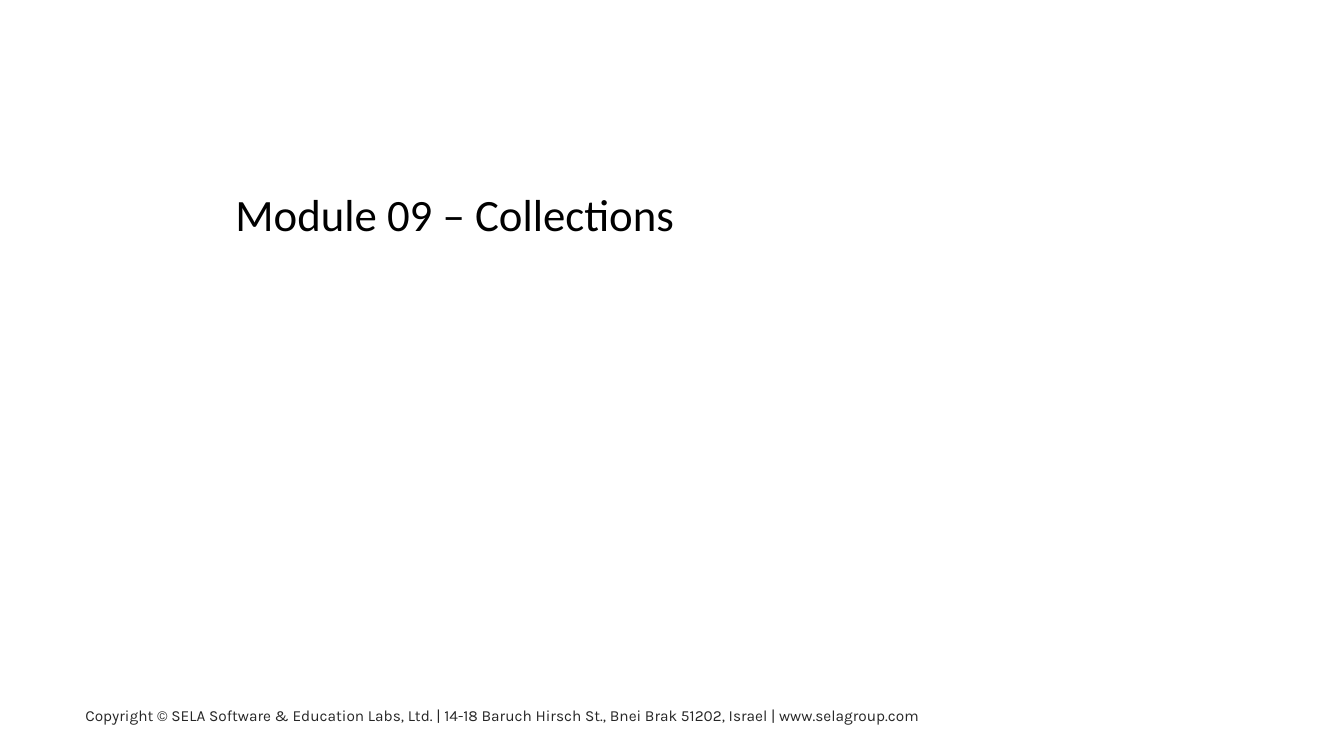
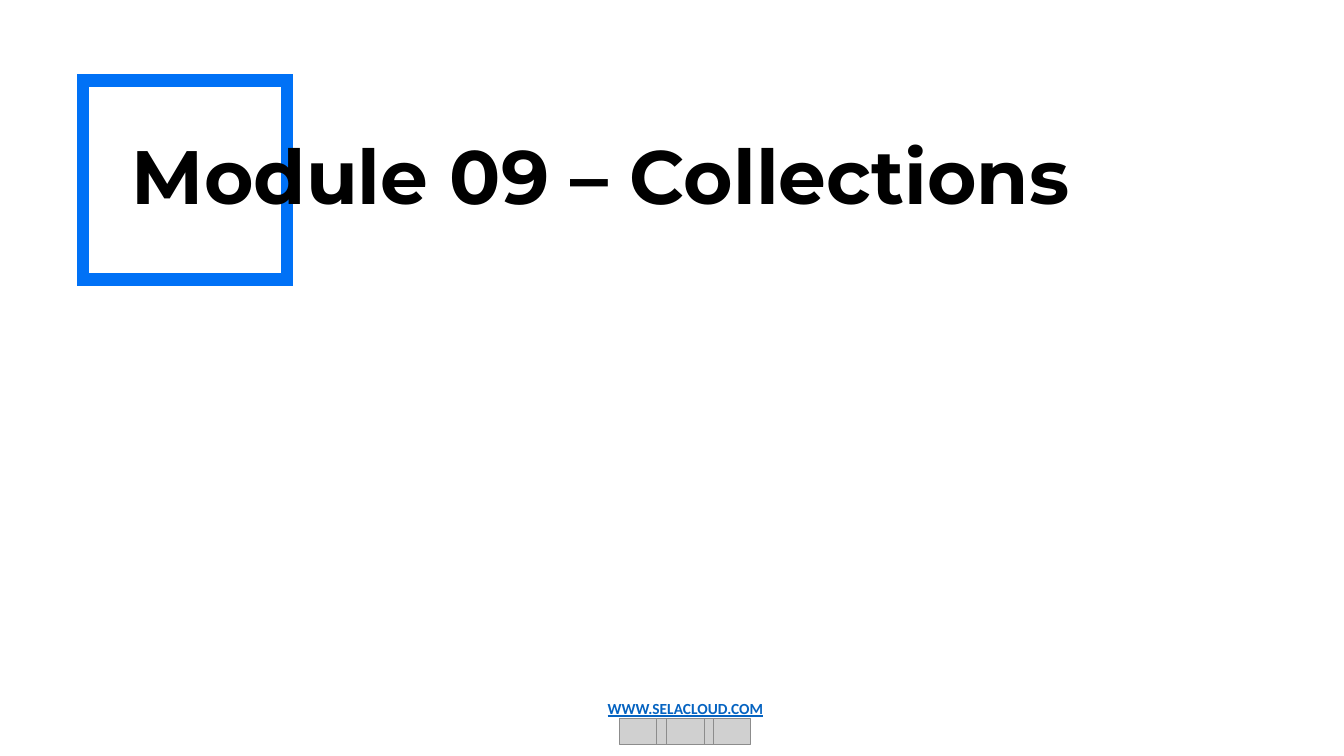
Before and after one commit to Spax04/PythonCourse, a slide deck: slide 1 of adv_new/Module 09 - Collections.pptx. Drawn at 1344x756 pixels with LibreOffice and Linux fonts; fonts in the diff are those of the drawing; grey boxes stand for pictures; background and template pictures are left out. Boxes give left, top, right and bottom in pixels: in the first picture for what was removed or moved away, otherwise in the second. Text is boxed around its words. In the diff, an @@ line names an element or a change of style, - is before the commit and + after.

```diff
--- a/adv_new/Module 09 - Collections.pptx
+++ b/adv_new/Module 09 - Collections.pptx
@@ rectangle added at <box>83,81,287,279</box>, outline #0071F6 9 pt @@
@@ text "Module 09 – Collections": place and size @@
-text "Module 09 – Collections" at <box>235,200,674,232</box>
+text "Module 09 – Collections" at <box>132,131,1069,222</box>
@@ text "Module 09 – Collections" at <box>132,131,1069,222</box>: size 32 to 54 pt, font Calibri to Montserrat, bold on @@
@@ text removed at <box>85,710,919,725</box> @@
-Copyright © SELA Software & Education Labs, Ltd. | 14-18 Baruch Hirsch St., Bnei Brak 51202, Israel | www.selagroup.com
@@ group added at <box>608,704,763,744</box>: 5 pictures, 1 text @@
+WWW.SELACLOUD.COM
```
Also in this commit, not shown: 48 other slides changed, 15 other files.
